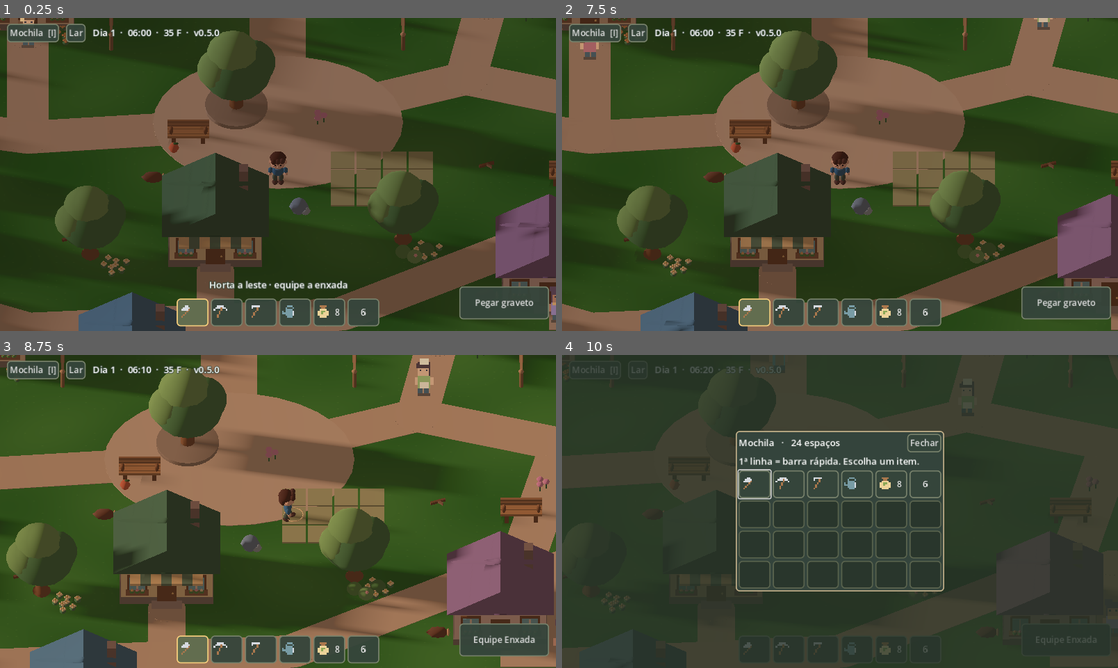
Above: before the commit, frames 1-4 (two rows, left to right).
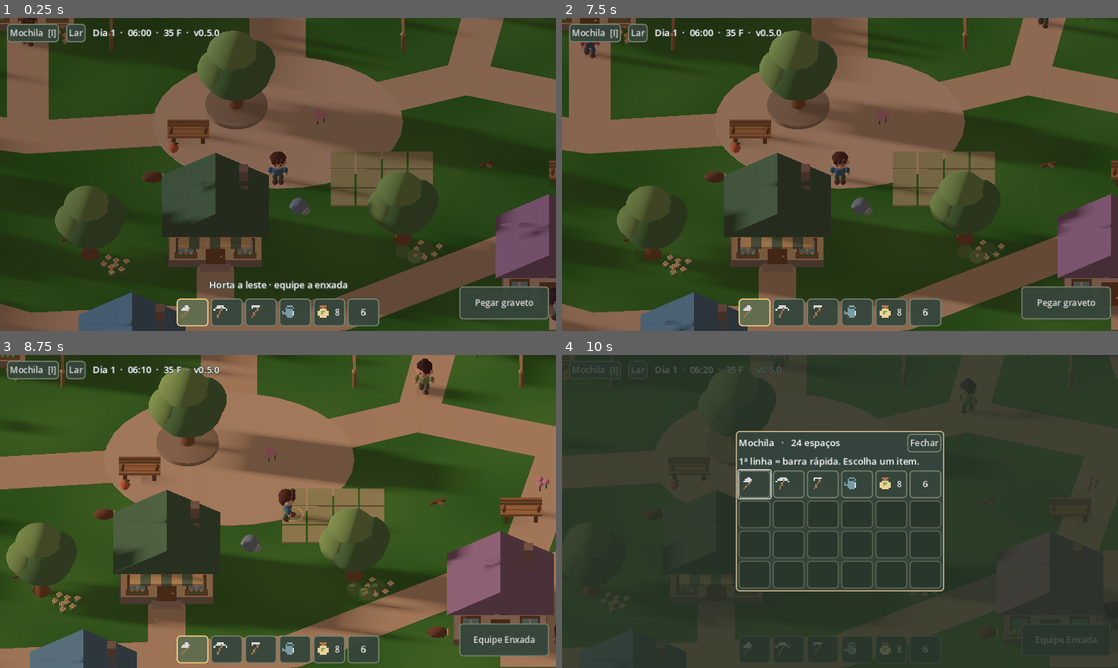
Above: after the commit, the same moments.

Repository: arthurkarger/Evergrove-project
Game: Godot game, scene res://main.tscn
Two runs of this game, one before a commit and one after it. Both use one fixed random seed, a clock stepped at 60 frames per second and the inputs below.
Inputs (mouse positions are in pixels of both pictures, inside the frame that each line leads up to):
- Up to frame 1 (0.25 s): no input
- Up to frame 2 (7.5 s): click "Mochila [I]" at 0.5 s; click "Lar" at 1.25 s; click (756, 312) at 2.02 s; click (789, 312) at 2.77 s; click (823, 312) at 3.52 s; click (856, 312) at 4.27 s; click "8" at 5 s; click "6" at 5.75 s; click "Pegar graveto" at 6.5 s; click "Fechar" at 7.25 s
- Up to frame 3 (8.75 s): tap Enter at 8 s; move the mouse to (400, 495) at 8.02 s; hold Right (ui_right) from 8.03 s (still down); tap R at 8.1 s; click (400, 495) at 8.17 s
- Up to frame 4 (10 s): release Right (ui_right) at 8.75 s; drag from (728, 527) to (812, 574) at 8.77 s; move the mouse to (895, 442) at 9.52 s; hold Right (ui_right) from 9.53 s (still down); tap I at 9.6 s

The runs differ from the first frame. In frame 1, 0.2% of the frame differs, in the area x 3-100%, y 0-98%; in frame 2, 0.3%; in frame 3, 0.6%, in the area x 2-100%, y 0-93%; in frame 4, 0.1%.

Commit message:
Use animated textured 3D villagers and soften indoor materials

Diff:
--- a/neighbors.gd
+++ b/neighbors.gd
@@ -1,6 +1,7 @@
 extends Node3D
 
 const Social = preload("res://social.gd")
+const CozyCharacter = preload("res://cozy_character.gd")
 const DOORS := [Vector2(-12,-3.8),Vector2(0,-8.8),Vector2(10,-5.8),Vector2(-24,-8.8),Vector2(13,15.2),Vector2(-3,12.3)]
 const POINTS := [Vector2(-12,3),Vector2(0,2),Vector2(9,-1),Vector2(-22,1),Vector2(16,15.2),Vector2(16,9),Vector2(15,1),Vector2(-22,12),Vector2(-12,16),Vector2(3,15),Vector2(-3,14.7)]
 const MORNING := [7,6,13,9,15]
@@ -9,7 +10,7 @@
 const COATS := ["ab6365","60848a","8c985b","947150","897193"]
 const SKIN := ["ddab85","ae7857","dfae8a","c99170","9f6a51"]
 var graph := AStar2D.new()
-var actors: Array[Sprite3D] = []
+var actors: Array[CozyCharacter] = []
 var current: Array[int] = []
 var next: Array[int] = []
 var home: Array[bool] = []
@@ -25,13 +26,10 @@
 	for i in 6:
 		build_room(i)
 		if i == 5: continue
-		var person := Sprite3D.new()
-		person.texture = portrait(i)
-		person.texture_filter = BaseMaterial3D.TEXTURE_FILTER_NEAREST
-		person.billboard = BaseMaterial3D.BILLBOARD_ENABLED
-		person.pixel_size = 0.075
+		var person := CozyCharacter.new()
 		person.position = outdoor(DOORS[i])+Vector3.UP*0.93
 		add_child(person)
+		person.configure(Color(HAIR[i]),Color(COATS[i]),Color(SKIN[i]),i%3,(i+1)%3,-0.93)
 		actors.append(person)
 		current.append(i)
 		next.append(i)
@@ -81,6 +79,8 @@
 	if not materials.has(tint):
 		var mat := StandardMaterial3D.new()
 		mat.albedo_color = Color(tint)
+		mat.roughness = 0.95
+		mat.metallic_specular = 0.05
 		materials[tint] = mat
 	var mesh := MeshInstance3D.new()
 	mesh.mesh = box
@@ -124,6 +124,7 @@
 	for i in actors.size():
 		var goal: int = i if hour>=19 or hour<6 else (MORNING[i] if hour<12 else AFTERNOON[i])
 		var actor := actors[i]
+		var walk_direction := Vector2.ZERO
 		if current[i]==next[i] and current[i]!=goal:
 			var path := graph.get_id_path(current[i],goal)
 			next[i] = int(path[1])
@@ -135,9 +136,9 @@
 			var dest := outdoor(graph.get_point_position(next[i]))+Vector3.UP*0.93
 			if next[i]==goal and goal!=i:
 				dest.x += (i-2)*0.32
-			var dx := dest.x-actor.position.x
-			if absf(dx)>0.1: actor.flip_h = dx<0
+			walk_direction = Vector2(dest.x-actor.position.x,dest.z-actor.position.z)
 			actor.position = actor.position.move_toward(dest,delta*1.6)
 			if actor.position.is_equal_approx(dest): current[i]=next[i]
 		home[i]=indoors
 		actor.visible = (room==i if indoors else room<0)
+		if actor.visible: actor.pose(walk_direction,delta)
